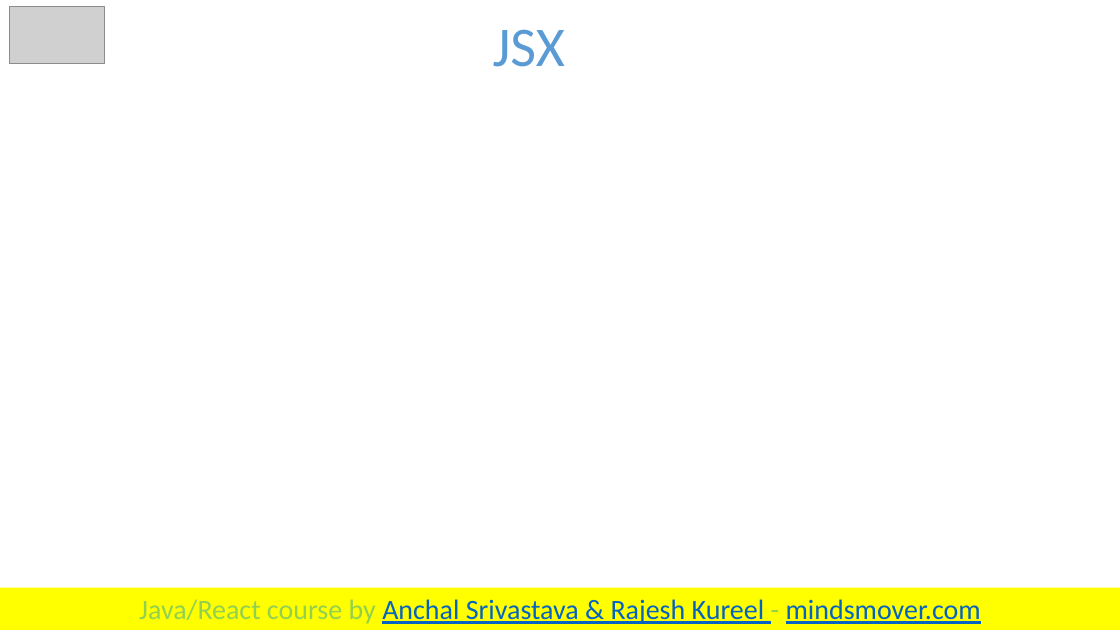
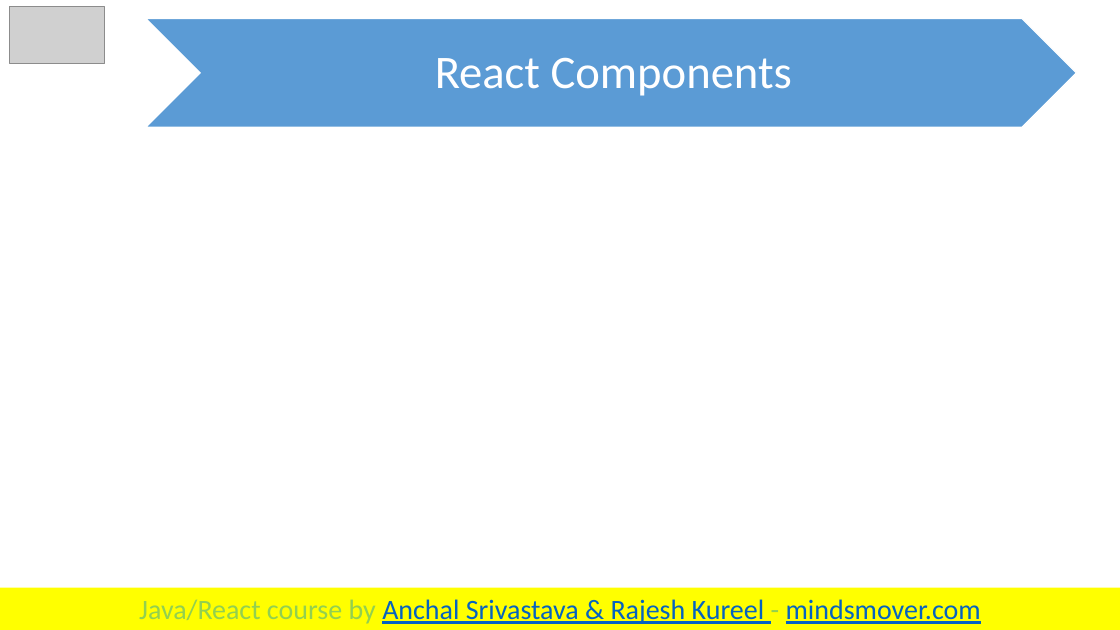
Before and after one commit to anchalsri82/JavaReact, a slide deck: slide 8 of docs/Day 6 - React HTML and JSX.pptx (slide 6 before the commit). Drawn at 1120x630 pixels with LibreOffice and Linux fonts; fonts in the diff are those of the drawing; grey boxes stand for pictures. Boxes give left, top, right and bottom in pixels: in the first picture for what was removed or moved away, otherwise in the second. Text is boxed around its words. In the diff, an @@ line names an element or a change of style, - is before the commit and + after.

```diff
--- a/docs/Day 6 - React HTML and JSX.pptx
+++ b/docs/Day 6 - React HTML and JSX.pptx
@@ chevron added at [146, 18, 1077, 127], fill #5B9BD5, outline #FFFFFF 1 pt @@
@@ text removed at [493, 29, 565, 67] @@
-JSX
@@ text added at [435, 57, 792, 96], 40 pt, text #FFFFFF @@
+React Components
```
Also in this commit, not shown: 2 other slides changed, 1 slide added, 28 other files.
